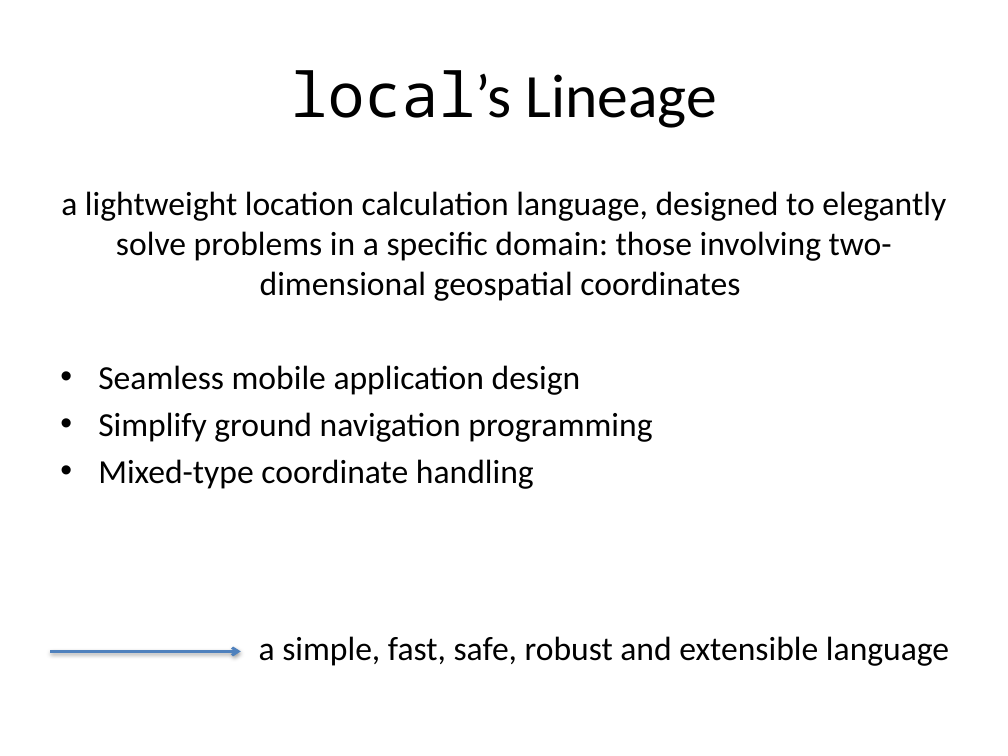
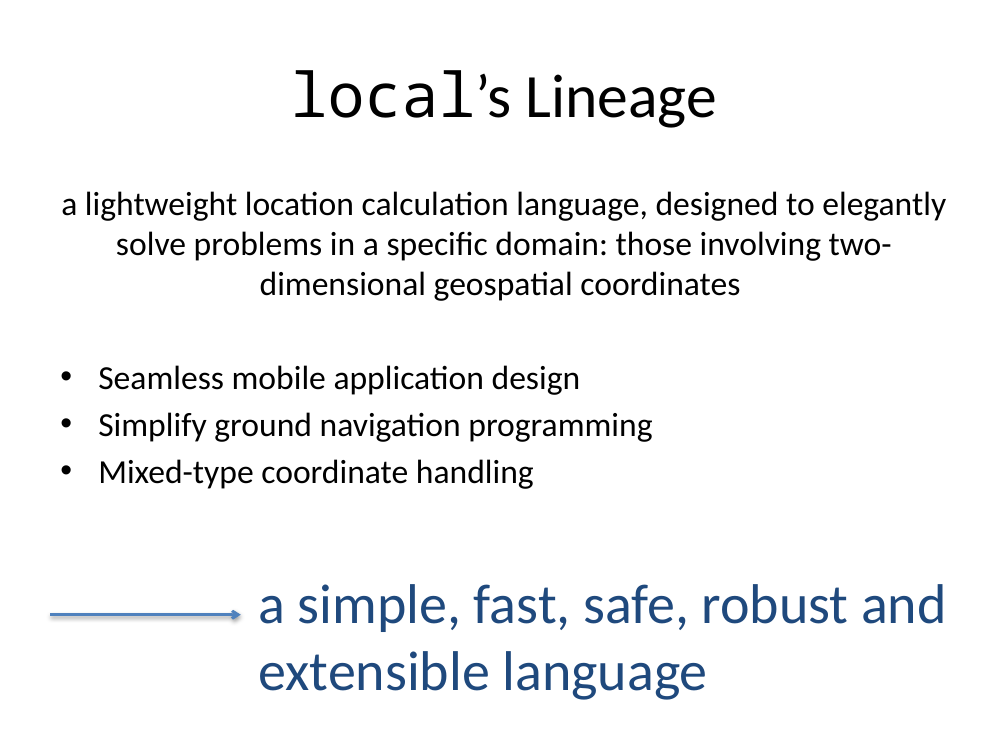
Before and after one commit to hi-itsnee/the-local-programming-language, a slide deck: slide 2 of docs/local_present.pptx. Drawn at 1008x756 pixels with LibreOffice and Linux fonts; fonts in the diff are those of the drawing. Boxes give left, top, right and bottom in pixels: in the first picture for what was removed or moved away, otherwise in the second. Text is boxed around its words. In the diff, an @@ line names an element or a change of style, - is before the commit and + after.

```diff
--- a/docs/local_present.pptx
+++ b/docs/local_present.pptx
@@ text "a simple, fast, safe, robust ...": place and size @@
-text "a simple, fast, safe, robust ..." at (259, 636, 949, 666)
+text "a simple, fast, safe, robust ..." at (259, 584, 947, 700)
@@ text "a simple, fast, safe, robust ..." at (259, 584, 947, 700): size 24 to 40 pt, text colour #000000 to #1F497D @@
@@ arrow moved from (50, 651) - (241, 651) to (50, 615) - (241, 615) @@
```
Also in this commit, not shown: 3 other slides changed, 1 slide added, 1 slide removed.
